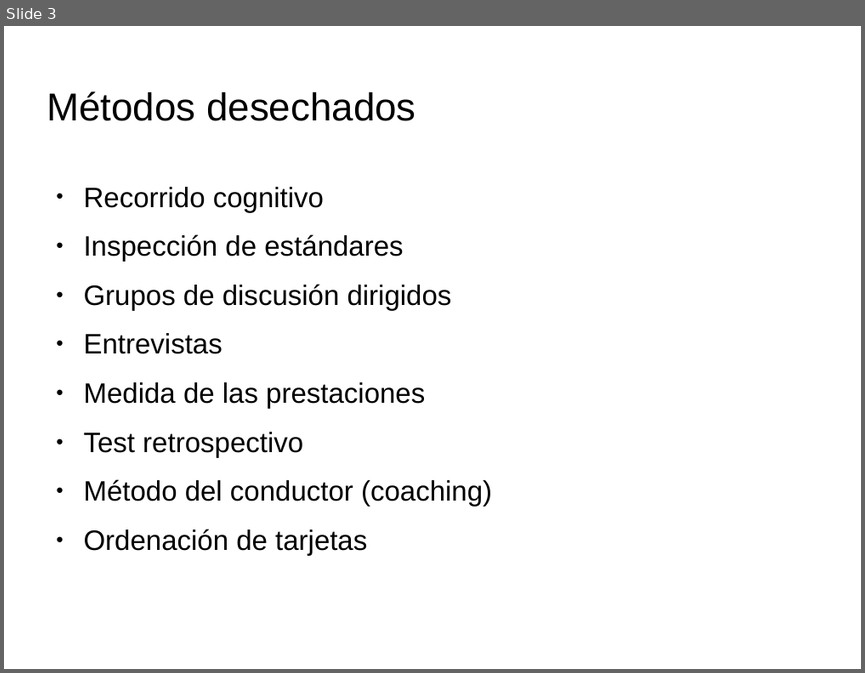
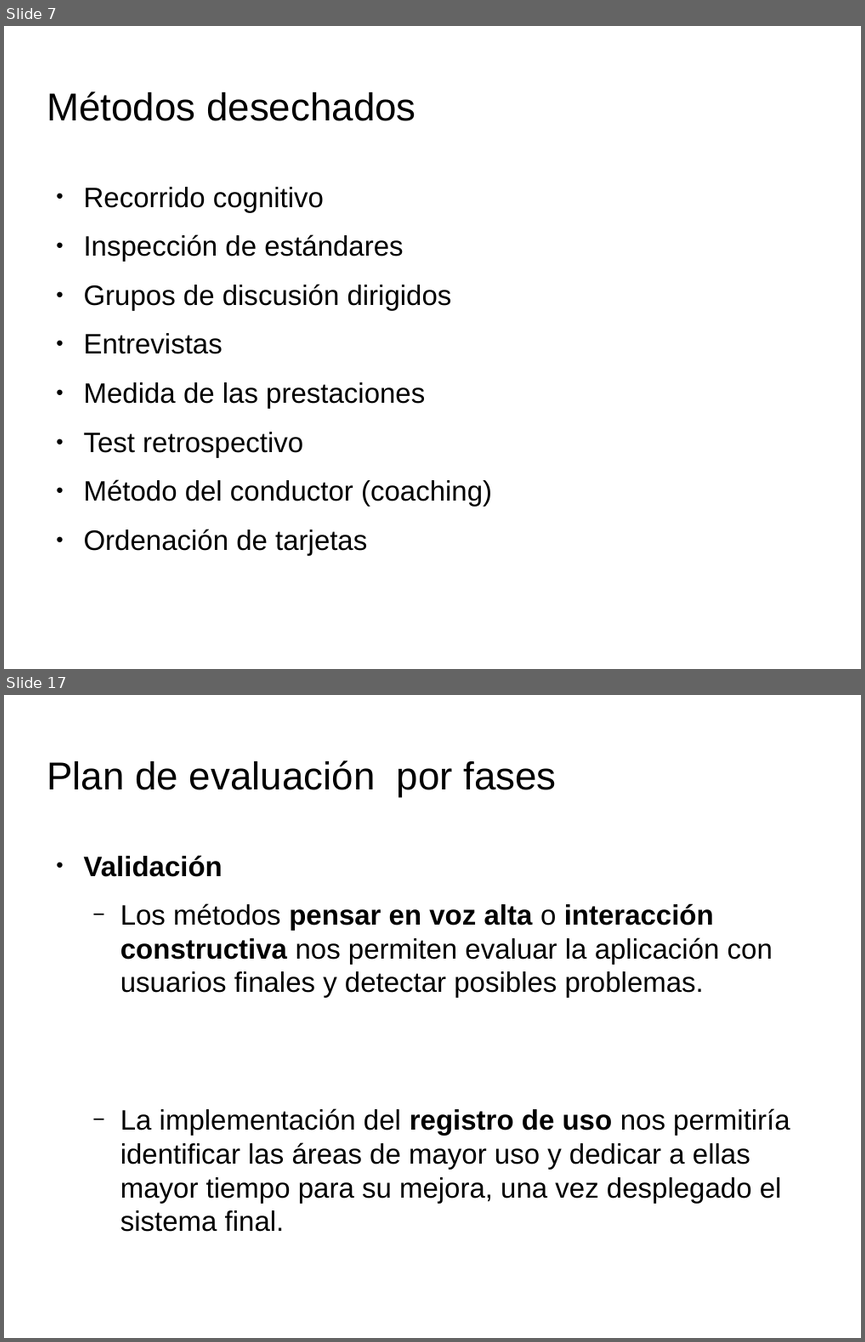
Before and after one commit to spolex/MakeStrong, a slide deck: IPC_doc/actividad7.3/plan_evaluación.odp. Shown one above the other, each under a label of ours: slide 3 before the commit, slides 7 and 17 after it; the slides between them are not shown. The pictures are 865x673 and 865x1342 pixels, drawn with LibreOffice and Linux fonts; fonts in the diff are those of the drawing; background and template pictures are left out. Boxes give left, top, right and bottom in pixels: in the first picture for what was removed or moved away, otherwise in the second. Text is boxed around its words. In the diff, an @@ line names an element or a change of style, - is before the commit and + after.

```diff
--- a/IPC_doc/actividad7.3/plan_evaluación.odp
+++ b/IPC_doc/actividad7.3/plan_evaluación.odp
@@ slide 17 added at (4, 695, 861, 1338), background picture (left out) @@
@@ title added at (46, 760, 556, 798), 36 pt, text #000000 @@
+Plan de evaluación por fases
@@ text added at (84, 855, 790, 1231), 26 pt, text #000000 @@
+● Validación
+  − Los métodos pensar en voz alta o interacción constructiva nos permiten evaluar la aplicación con usuarios finales y detectar posibles problemas.
+  − La implementación del registro de uso nos permitiría identificar las áreas de mayor uso y dedicar a ellas mayor tiempo para su mejora, una vez desplegado el sistema final.
@@ what was slide 3 is now slide 7 @@
```
Also in this commit, not shown: 2 slides changed, 11 other slides added, 1 other file.
